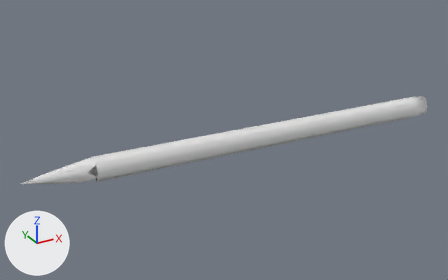
Renders of the FBX model Assets/Models/General/pencil.fbx from each side of a commit.
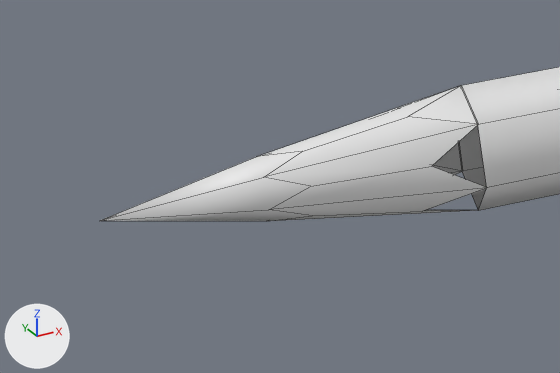
There are two pictures of each version: one whole from a 50 mm camera at (-0.6195, -0.6133, 0.1461) aimed at (-0.4616, -0.326, 0.0025), one close up on the part from 0% to 25% of the width and 50% to 77% of the height. The lights are fixed; the arrows at lower left show +X, +Y and +Z. The close-ups show mesh edges as thin lines. Materials are left out; every surface is plain grey. Where no turn or scale is listed for an object, it has been applied to the vertices. Vertices at the same position are counted once.

Before the edit, the objects in view are built like this:
```python
me_mesh = bpy.data.meshes.new('Mesh')
me_mesh.from_pydata(...)  # 95 vertices, 76 faces; spans x -0.369..-0.109, y -0.002..0.014, z -0.005..0.011
# faces by material slot: [13, 30, 2, 13, 12, 6]
me_mesh.materials.append(mat_lambert1)
me_mesh.materials.append(mat_lambert2)
me_mesh.materials.append(mat_lambert17)
me_mesh.materials.append(mat_lambert5)
me_mesh.materials.append(mat_blinn2)
me_mesh.materials.append(mat_lambert4)
ob_pcylinder2 = bpy.data.objects.new('pCylinder2', me_mesh)
ob_pcylinder2.location = (-0.20756, -0.33993, 0.0)
```
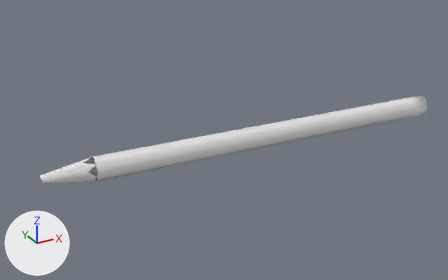
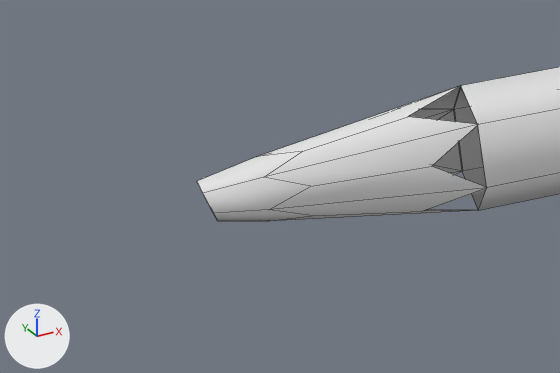
Pixel boxes (x1, y1, x2, y2) of what changed, in the close-ups (560 x 373 px; the box of a moved part takes in the faces that stretch with it):
```json
{"object": "pCylinder2", "change": "reshaped", "before": [100, 67, 560, 221], "after": [197, 67, 560, 221]}
{"part": 1, "of": "me_mesh", "change": "moved or reshaped", "before": [100, 86, 478, 221], "after": [197, 117, 478, 221]}
```

The change, as JSON lines over the scene's bpy script:
```json
{"block": "me_mesh", "where": "# used by ob_pcylinder2; location = (-0.20756, -0.33993, 0.0)"}
{"op": "remove", "block": "me_mesh", "code": "me_mesh.from_pydata(...)  # 95 vertices, 76 faces; spans x -0.369..-0.109, y -0.002..0.014, z -0.005..0.011"}
{"op": "add", "block": "me_mesh", "code": "me_mesh.from_pydata(...)  # 99 vertices, 76 faces; spans x -0.36..-0.109, y -0.002..0.014, z -0.005..0.011"}
{"block": "me_mesh", "change": "me_mesh part 1"}
{"block": "me_mesh", "change": "2 vertices are removed from x -0.369..-0.332, y 0.005..0.01, z 0.005..0.009"}
{"block": "me_mesh", "change": "9 faces are deleted"}
{"block": "me_mesh", "change": "6 vertices are added at (-0.359, 0.011, 0.004), (-0.358, 0.009, 0.003), (-0.359, 0.008, 0.004), (-0.36, 0.008, 0.006), (-0.36, 0.01, 0.007), (-0.359, 0.011, 0.006)"}
{"block": "me_mesh", "change": "9 new faces join them"}
```
